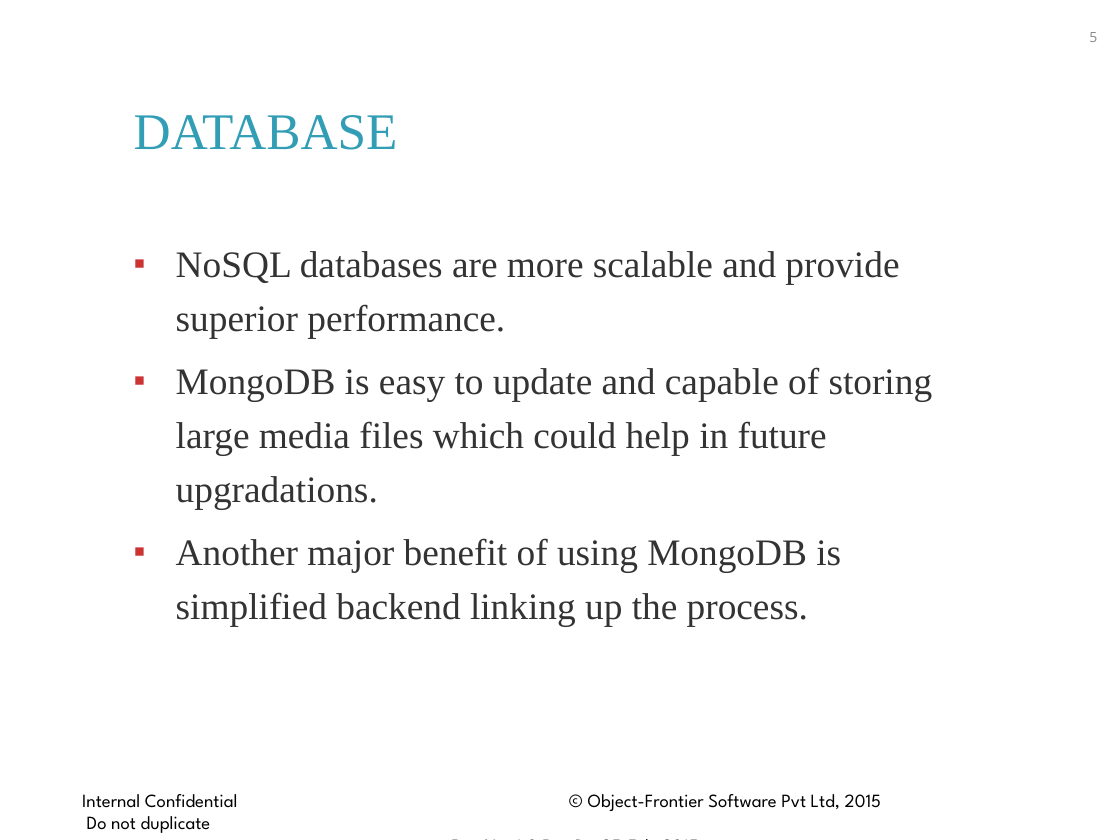
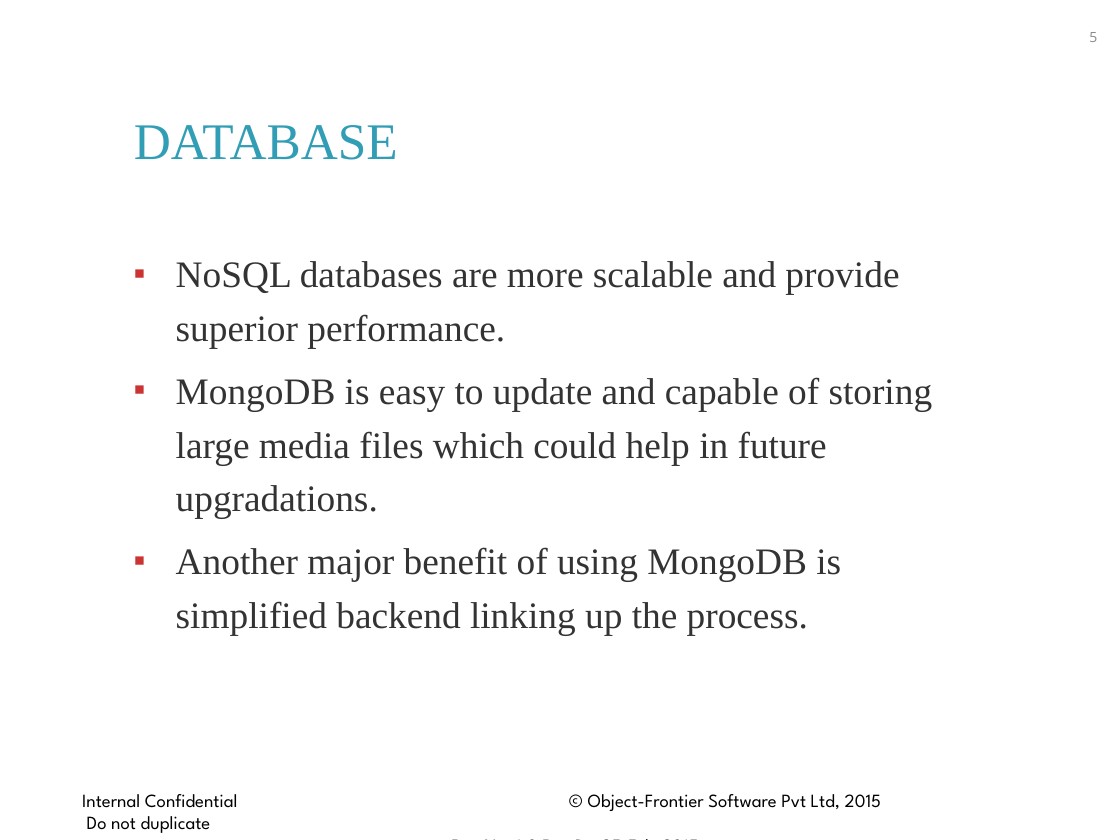
Before and after one commit to santoshofs/TesT, a slide deck: slide 5 of Activity/Mvp/OFS_PPT_Template.ppt. Drawn at 1120x840 pixels with LibreOffice and Linux fonts; fonts in the diff are those of the drawing; background and template pictures are left out. Boxes give left, top, right and bottom in pixels: in the first picture for what was removed or moved away, otherwise in the second. Text is boxed around its words. In the diff, an @@ line names an element or a change of style, - is before the commit and + after.

```diff
--- a/Activity/Mvp/OFS_PPT_Template.ppt
+++ b/Activity/Mvp/OFS_PPT_Template.ppt
@@ title "DATABASE" moved from (x1=134, y1=115, x2=398, y2=150) to (x1=134, y1=125, x2=398, y2=160) @@
@@ text "NoSQL databases are more scalable ..." moved from (x1=176, y1=251, x2=933, y2=626) to (x1=176, y1=261, x2=933, y2=635) @@
```
Also in this commit, not shown: 6 other slides changed, 2 slides added, 1 slide removed.
